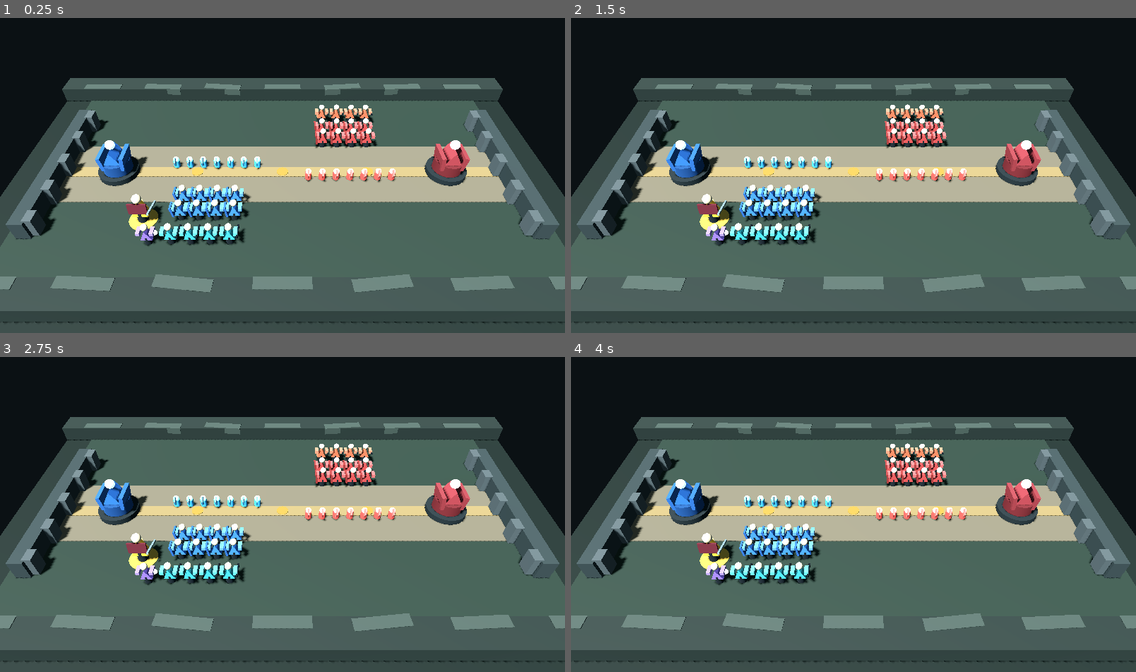
Above: before the commit, frames 1-4 (two rows, left to right).
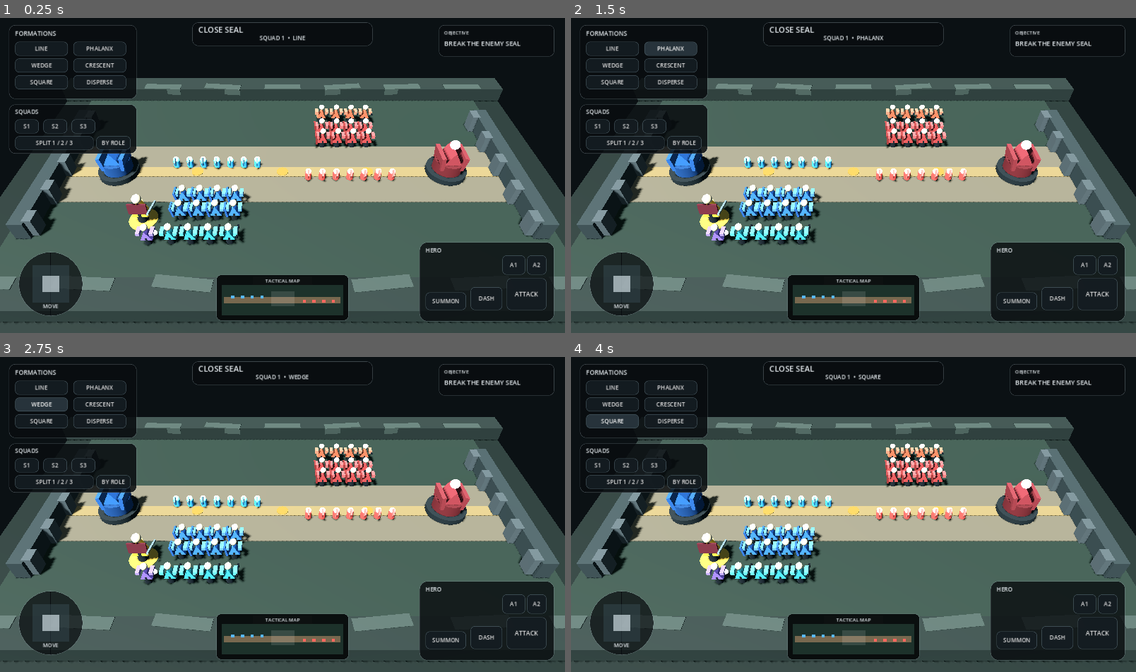
Above: after the commit, the same moments.

Repository: heliossamuelhernandezreyes/Closeseal
Game: Godot game, scene res://src/prototype/greybox_battlefield.tscn
The game is run twice, just before and just after one commit, with the same random seed, the same clock (stepped at 60 frames per second) and the same inputs.
Inputs (mouse positions are in pixels of both pictures, inside the frame that each line leads up to):
- Up to frame 1 (0.25 s): no input
- Up to frame 2 (1.5 s): click (610, 49) at 0.5 s, where only the run after the commit has a clickable "LINE"; click (672, 49) at 1.25 s, where only the run after the commit has a clickable "PHALANX"
- Up to frame 3 (2.75 s): click (39, 404) at 2 s, where only the run after the commit has a clickable "WEDGE"
- Up to frame 4 (4 s): click (672, 404) at 2.75 s, where only the run after the commit has a clickable "CRESCENT"; click (610, 420) at 3.5 s, where only the run after the commit has a clickable "SQUARE"

The runs differ from the first frame. In frame 1, 15% of the frame differs, in the area x 1-99%, y 1-97%; in frame 2, 15%; in frame 3, 15%; in frame 4, 15%.

Commit message:
Mount tactical HUD into prototype

Diff:
--- a/src/prototype/greybox_battlefield.gd
+++ b/src/prototype/greybox_battlefield.gd
@@ -1,4 +1,6 @@
 extends Node3D
+
+const TacticalHUD = preload("res://src/prototype/tactical_hud.gd")
 
 # First authored visual-language pass. Still procedural and lightweight, but now
 # uses role-specific silhouettes, layered terrain and fortifications instead of
@@ -9,6 +11,8 @@
     _build_lane()
     _build_blue_force()
     _build_red_force()
+    var hud := TacticalHUD.new()
+    add_child(hud)
     if OS.has_environment("CLOSESEAL_CAPTURE"):
         _capture_for_ci.call_deferred()
 
